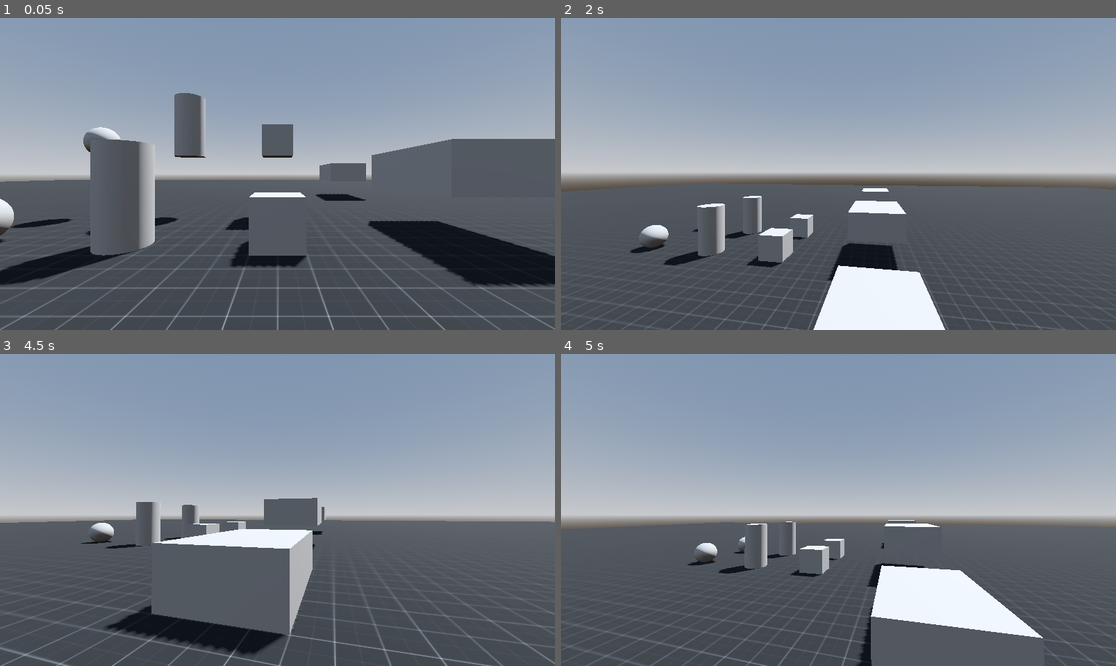
Above: before the commit, frames 1-4 (two rows, left to right).
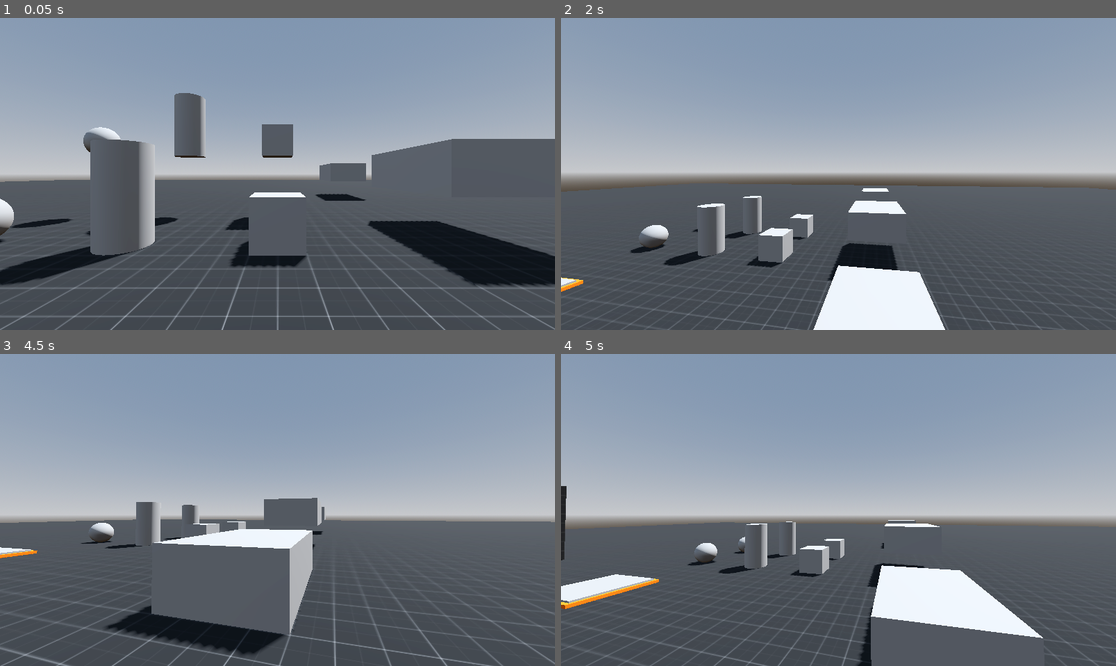
Above: after the commit, the same moments.

Repository: Radian6405/Rescale
Game: Godot game, scene res://levels/sandbox.tscn
Two runs of this game, one before a commit and one after it. Both use one fixed random seed, a clock stepped at 60 frames per second and the inputs below.
Inputs (mouse positions are in pixels of both pictures, inside the frame that each line leads up to):
- Up to frame 1 (0.05 s): no input
- Up to frame 2 (2 s): move the mouse to (866, 174) at 0.52 s; press the mouse at (866, 174) at 0.53 s; hold D (move_right) 0.53-1.28 s; tap Space (jump) at 0.77, 1.52 s; tap F (interact, bound only after the commit) at 0.8, 1.35 s; move the mouse to (810, 174) at 1.27 s; release the mouse at (810, 174) at 1.28 s; hold S (move_back) from 1.28 s (still down); click (810, 174) at 1.55 s
- Up to frame 3 (4.5 s): move the mouse to (288, 503) at 2.02 s; release S (move_back) at 2.03 s; press the mouse at (288, 503) at 2.03 s; hold D (move_right) 2.03-3.53 s; tap F (interact, bound only after the commit) at 2.3, 3.8, 4.35 s; move the mouse to (271, 516) at 2.77 s; release the mouse at (271, 516) at 2.78 s; tap W (move_front) at 2.85 s; tap Space (jump) at 3.02, 3.77 s; click (271, 516) at 3.05 s; move the mouse to (316, 513) at 3.52 s; hold Shift (sprint) 3.53-4.28 s; hold A (move_left) from 3.53 s (still down); move the mouse to (233, 506) at 4.27 s
- Up to frame 4 (5 s): keep holding A (move_left); tap Space (jump) at 4.52 s; click (794, 506) at 4.55 s

Frame 1 is identical in both runs. In frame 2, 0.1% of the frame differs, in the area x 0-37%, y 57-88%; in frame 3, 0.1%; in frame 4, 1.2%, in the area x 0-38%, y 42-82%.

Commit message:
feat: Added working platforms and buttons which can trigger door to open

Diff:
--- a/levels/sandbox.tscn
+++ b/levels/sandbox.tscn
@@ -1,10 +1,13 @@
-[gd_scene load_steps=9 format=3 uid="uid://c23ohca6y10b5"]
+[gd_scene load_steps=12 format=3 uid="uid://c23ohca6y10b5"]
 
 [ext_resource type="PackedScene" uid="uid://brfkej0x7u71m" path="res://player/player.tscn" id="1_3w358"]
 [ext_resource type="Material" uid="uid://c64l14y8yw7rg" path="res://assets/materials/sandbox.tres" id="1_gbfu8"]
 [ext_resource type="PackedScene" uid="uid://b2sllf85saywo" path="res://scenes/pickups/cube_pickup.tscn" id="3_wjlvh"]
 [ext_resource type="PackedScene" uid="uid://m4osbyi6q6ct" path="res://scenes/pickups/cylinder_pickup.tscn" id="4_d86n2"]
 [ext_resource type="PackedScene" uid="uid://b7w7om0kedcoi" path="res://scenes/pickups/sphere_pickup.tscn" id="5_qpkbb"]
+[ext_resource type="PackedScene" uid="uid://ds24htyia502x" path="res://scenes/platforms/orange_platform.tscn" id="6_bh6r0"]
+[ext_resource type="PackedScene" uid="uid://bwx3hol0mard1" path="res://scenes/doors/brown_door.tscn" id="7_6if35"]
+[ext_resource type="PackedScene" uid="uid://08shlno0k7yd" path="res://scenes/buttons/red_button.tscn" id="8_88h6x"]
 
 [sub_resource type="ProceduralSkyMaterial" id="ProceduralSkyMaterial_bt8c8"]
 sky_horizon_color = Color(0.64625, 0.65575, 0.67075, 1)
@@ -41,23 +44,29 @@
 
 [node name="pickup" parent="PickupsManager" instance=ExtResource("3_wjlvh")]
 transform = Transform3D(1, 0, 0, 0, 1, 0, 0, 0, 1, 0, 0.5, -4)
+mass = 7.0
 
 [node name="pickup2" parent="PickupsManager" node_paths=PackedStringArray("collidor") instance=ExtResource("3_wjlvh")]
 transform = Transform3D(1, 0, 0, 0, 1, 0, 0, 0, 1, 0, 2.5, -7)
+mass = 7.0
 collidor = NodePath("../pickup/CollisionShape3D")
 
 [node name="pickup3" parent="PickupsManager" instance=ExtResource("4_d86n2")]
 transform = Transform3D(1, 0, 0, 0, 1, 0, 0, 0, 1, -3, 1, -4)
+mass = 9.0
 
 [node name="pickup4" parent="PickupsManager" node_paths=PackedStringArray("collidor") instance=ExtResource("4_d86n2")]
 transform = Transform3D(1, 0, 0, 0, 1, 0, 0, 0, 1, -3, 3, -7)
+mass = 9.0
 collidor = NodePath("../pickup3/CollisionShape3D")
 
 [node name="pickup5" parent="PickupsManager" instance=ExtResource("5_qpkbb")]
 transform = Transform3D(1, 0, 0, 0, 1, 0, 0, 0, 1, -6, 0.5, -4)
+mass = 5.0
 
 [node name="pickup6" parent="PickupsManager" instance=ExtResource("5_qpkbb")]
 transform = Transform3D(1, 0, 0, 0, 1, 0, 0, 0, 1, -6, 2.5, -7)
+mass = 5.0
 
 [node name="LevelContent" type="Node3D" parent="."]
 
@@ -75,3 +84,30 @@
 transform = Transform3D(1, 0, 0, 0, 1, 0, 0, 0, 1, 4, 1.5, -13)
 use_collision = true
 size = Vector3(2, 1, 3)
+
+[node name="PlatformManager" type="Node3D" parent="."]
+
+[node name="Platform" parent="PlatformManager" node_paths=PackedStringArray("door_obj") instance=ExtResource("6_bh6r0")]
+transform = Transform3D(1, 0, 0, 0, 1, 0, 0, 0, 1, -6, 0, 0)
+door_obj = NodePath("../../DoorManager/BrownDoor")
+
+[node name="Platform2" parent="PlatformManager" node_paths=PackedStringArray("door_obj") instance=ExtResource("6_bh6r0")]
+transform = Transform3D(1, 0, 0, 0, 1, 0, 0, 0, 1, -6, 0, 6)
+door_obj = NodePath("../../DoorManager/BrownDoor2")
+
+[node name="DoorManager" type="Node3D" parent="."]
+
+[node name="BrownDoor" parent="DoorManager" instance=ExtResource("7_6if35")]
+transform = Transform3D(-4.37114e-08, 0, -1, 0, 1, 0, 1, 0, -4.37114e-08, -14, 0, 0)
+
+[node name="BrownDoor2" parent="DoorManager" instance=ExtResource("7_6if35")]
+transform = Transform3D(-4.37114e-08, 0, -1, 0, 1, 0, 1, 0, -4.37114e-08, -14, 0, 6)
+
+[node name="BrownDoor3" parent="DoorManager" instance=ExtResource("7_6if35")]
+transform = Transform3D(-4.37114e-08, 0, -1, 0, 1, 0, 1, 0, -4.37114e-08, -29, 0, 3)
+
+[node name="ButtonManager" type="Node3D" parent="."]
+
+[node name="RedButton" parent="ButtonManager" node_paths=PackedStringArray("door_obj") instance=ExtResource("8_88h6x")]
+transform = Transform3D(1, 0, 0, 0, 1, 0, 0, 0, 1, -19, 0, 3)
+door_obj = NodePath("../../DoorManager/BrownDoor3")
--- a/player/player.gd
+++ b/player/player.gd
@@ -1,10 +1,16 @@
 extends CharacterBody3D
 
+class_name player
+
+# movement constants
 const WALK_SPEED := 4.5
 const SPRINT_SPEED := 7.5
 const JUMP_HEIGHT := 1.0
 const SENSITIVITY := 0.003
 const FALL_MULTIPLIER := 2.5
+
+# gameplay constants
+const MASS := 10
 
 # screen bob variables
 const BOB_FREQ := 3
@@ -78,7 +84,19 @@
 	#camera.fov = lerp(camera.fov, target_fov, delta * 10.0)
 
 	handle_pickup(delta)
+	handle_button_click()
+
 	move_and_slide()
+
+func handle_button_click() -> void:
+	if Input.is_action_just_pressed("interact"):
+		if not grab_ray.is_colliding():
+			return
+
+		var object = grab_ray.get_collider()
+
+		if  object is button:
+			object.button_click()
 
 func handle_pickup(delta: float) -> void:
 	# handle grab
--- a/project.godot
+++ b/project.godot
@@ -52,3 +52,8 @@
 "events": [Object(InputEventMouseButton,"resource_local_to_scene":false,"resource_name":"","device":-1,"window_id":0,"a …(258 unchanged characters)…
 ]
 }
+interact={
+"deadzone": 0.5,
+"events": [Object(InputEventKey,"resource_local_to_scene":false,"resource_name":"","device":-1,"window_id":0,"alt_pressed":false,"shift_pressed":false,"ctrl_pressed":false,"meta_pressed":false,"pressed":false,"keycode":0,"physical_keycode":70,"key_label":0,"unicode":102,"echo":false,"script":null)
+]
+}
--- /dev/null
+++ b/scenes/buttons/button.gd
@@ -0,0 +1,14 @@
+extends StaticBody3D
+
+class_name button
+
+var is_clicked := false
+
+@export var door_obj: door
+@onready var button_parent: Node3D = $ButtonParent
+
+func button_click() -> void:
+	if not is_clicked:
+		door_obj.open_door()
+		is_clicked = true
+		button_parent.position.y -= 0.1
--- /dev/null
+++ b/scenes/buttons/button.tscn
@@ -0,0 +1,16 @@
+[gd_scene load_steps=3 format=3 uid="uid://drwhyd2r7o87t"]
+
+[ext_resource type="Script" path="res://scenes/buttons/button.gd" id="1_khe8j"]
+
+[sub_resource type="BoxShape3D" id="BoxShape3D_vkpuy"]
+size = Vector3(0.5, 0.5, 0.5)
+
+[node name="Button" type="StaticBody3D"]
+script = ExtResource("1_khe8j")
+
+[node name="CollisionShape3D" type="CollisionShape3D" parent="."]
+transform = Transform3D(1, 0, 0, 0, 1, 0, 0, 0, 1, 0, 1, 0)
+shape = SubResource("BoxShape3D_vkpuy")
+
+[node name="ButtonParent" type="Node3D" parent="."]
+transform = Transform3D(1, 0, 0, 0, 1, 0, 0, 0, 1, 0, 1, 0)
--- /dev/null
+++ b/scenes/buttons/red_button.tscn
@@ -0,0 +1,38 @@
+[gd_scene load_steps=7 format=3 uid="uid://08shlno0k7yd"]
+
+[ext_resource type="PackedScene" uid="uid://drwhyd2r7o87t" path="res://scenes/buttons/button.tscn" id="1_fmgcm"]
+[ext_resource type="Material" uid="uid://c64l14y8yw7rg" path="res://assets/materials/sandbox.tres" id="2_arcaq"]
+
+[sub_resource type="StandardMaterial3D" id="StandardMaterial3D_h37jv"]
+albedo_color = Color(0.665219, 0, 0.12947, 1)
+
+[sub_resource type="CylinderMesh" id="CylinderMesh_4w3yi"]
+top_radius = 0.2
+bottom_radius = 0.2
+height = 0.2
+
+[sub_resource type="BoxMesh" id="BoxMesh_1qaru"]
+size = Vector3(0.7, 0.2, 0.7)
+
+[sub_resource type="BoxMesh" id="BoxMesh_0dirw"]
+size = Vector3(0.5, 1, 0.5)
+
+[node name="RedButton" instance=ExtResource("1_fmgcm")]
+
+[node name="CollisionShape3D" parent="." index="0"]
+transform = Transform3D(1, 0, 0, 0, 1, 0, 0, 0, 1, 0, 1.25, 0)
+
+[node name="MeshInstance3D" type="MeshInstance3D" parent="ButtonParent" index="0"]
+transform = Transform3D(1, 0, 0, 0, 1, 0, 0, 0, 1, 0, 0.2, 0)
+material_override = SubResource("StandardMaterial3D_h37jv")
+mesh = SubResource("CylinderMesh_4w3yi")
+
+[node name="MeshInstance3D2" type="MeshInstance3D" parent="." index="2"]
+transform = Transform3D(1, 0, 0, 0, 1, 0, 0, 0, 1, 0, 1, 0)
+material_override = ExtResource("2_arcaq")
+mesh = SubResource("BoxMesh_1qaru")
+
+[node name="MeshInstance3D" type="MeshInstance3D" parent="." index="3"]
+transform = Transform3D(1, 0, 0, 0, 1, 0, 0, 0, 1, 0, 0.5, 0)
+material_override = ExtResource("2_arcaq")
+mesh = SubResource("BoxMesh_0dirw")
--- /dev/null
+++ b/scenes/doors/brown_door.tscn
@@ -0,0 +1,26 @@
+[gd_scene load_steps=4 format=3 uid="uid://bwx3hol0mard1"]
+
+[ext_resource type="PackedScene" uid="uid://duvnyfllfmcwr" path="res://scenes/doors/door.tscn" id="1_kqim5"]
+[ext_resource type="Material" uid="uid://c64l14y8yw7rg" path="res://assets/materials/sandbox.tres" id="2_r48hb"]
+
+[sub_resource type="StandardMaterial3D" id="StandardMaterial3D_1u11y"]
+albedo_color = Color(0.380835, 0.221628, 0.0456756, 1)
+
+[node name="BrownDoor" instance=ExtResource("1_kqim5")]
+
+[node name="CSGBox3D2" type="CSGBox3D" parent="hinge" index="0"]
+transform = Transform3D(1, 0, 0, 0, 1, 0, 0, 0, 1, -0.8, 1.25, 0)
+material_override = SubResource("StandardMaterial3D_1u11y")
+use_collision = true
+size = Vector3(1.5, 2.5, 0.1)
+
+[node name="CSGBox3D" type="CSGBox3D" parent="." index="1"]
+transform = Transform3D(1, 0, 0, 0, 1, 0, 0, 0, 1, 0, 2, 0)
+material_override = ExtResource("2_r48hb")
+use_collision = true
+size = Vector3(5, 4, 0.1)
+
+[node name="CSGBox3D2" type="CSGBox3D" parent="CSGBox3D" index="0"]
+transform = Transform3D(1, 0, 0, 0, 1, 0, 0, 0, 1, 0, -0.75, 0)
+operation = 2
+size = Vector3(1.5, 2.5, 0.1)
--- /dev/null
+++ b/scenes/doors/door.gd
@@ -0,0 +1,13 @@
+extends Node3D
+
+class_name door
+
+@onready var hinge: Node3D = $hinge
+
+func open_door() -> void:
+	hinge.rotation = Vector3(0,deg_to_rad(90),0)
+	print("Open")
+
+func close_door() -> void:
+	hinge.rotation = Vector3.ZERO
+	print("Close")
--- /dev/null
+++ b/scenes/doors/door.tscn
@@ -0,0 +1,9 @@
+[gd_scene load_steps=2 format=3 uid="uid://duvnyfllfmcwr"]
+
+[ext_resource type="Script" path="res://scenes/doors/door.gd" id="1_d2kxv"]
+
+[node name="Door" type="Node3D"]
+script = ExtResource("1_d2kxv")
+
+[node name="hinge" type="Node3D" parent="."]
+transform = Transform3D(1, 0, 0, 0, 1, 0, 0, 0, 1, 0.8, 0, 0)
--- /dev/null
+++ b/scenes/platforms/orange_platform.tscn
@@ -0,0 +1,33 @@
+[gd_scene load_steps=6 format=3 uid="uid://ds24htyia502x"]
+
+[ext_resource type="PackedScene" uid="uid://00jo21kwwqdr" path="res://scenes/platforms/platform.tscn" id="1_qs0of"]
+
+[sub_resource type="BoxMesh" id="BoxMesh_85mhu"]
+size = Vector3(2, 0.1, 2)
+
+[sub_resource type="StandardMaterial3D" id="StandardMaterial3D_uo6av"]
+albedo_color = Color(0.95158, 0.416108, 0, 1)
+
+[sub_resource type="BoxMesh" id="BoxMesh_61rst"]
+size = Vector3(2.2, 0.1, 2.2)
+
+[sub_resource type="BoxShape3D" id="BoxShape3D_xonoh"]
+size = Vector3(2.2, 0.15, 2.2)
+
+[node name="Platform" instance=ExtResource("1_qs0of")]
+
+[node name="Area3D" parent="." index="0"]
+transform = Transform3D(1, 0, 0, 0, 1, 0, 0, 0, 1, 0, 0.1, 0)
+
+[node name="MeshInstance3D" type="MeshInstance3D" parent="." index="1"]
+transform = Transform3D(1, 0, 0, 0, 1, 0, 0, 0, 1, 0, 0.1, 0)
+mesh = SubResource("BoxMesh_85mhu")
+
+[node name="MeshInstance3D2" type="MeshInstance3D" parent="." index="2"]
+transform = Transform3D(1, 0, 0, 0, 1, 0, 0, 0, 1, 0, 0.05, 0)
+material_override = SubResource("StandardMaterial3D_uo6av")
+mesh = SubResource("BoxMesh_61rst")
+
+[node name="CollisionShape3D" type="CollisionShape3D" parent="." index="3"]
+transform = Transform3D(1, 0, 0, 0, 1, 0, 0, 0, 1, 0, 0.075, 0)
+shape = SubResource("BoxShape3D_xonoh")
--- /dev/null
+++ b/scenes/platforms/platform.gd
@@ -0,0 +1,32 @@
+extends StaticBody3D
+
+class_name platform
+
+@export var MASS_REQUIRED := 10
+var current_mass := 0:
+	set (value):
+		current_mass = max(value, 0)
+		if current_mass >= MASS_REQUIRED:
+			door_obj.open_door()
+		else:
+			door_obj.close_door()
+
+@export var door_obj: door
+
+func _on_area_3d_body_entered(body: Node3D) -> void:
+	if body is pickup_object:
+		current_mass += body.mass
+		printt("enter:",body, current_mass)
+
+	if body is player:
+		current_mass += body.MASS
+		print("player entered")
+
+func _on_area_3d_body_exited(body: Node3D) -> void:
+	if body is pickup_object:
+		current_mass -= body.mass
+		printt("exit:",body, current_mass)
+
+	if body is player:
+		current_mass -= body.MASS
+		print("player exited")
--- /dev/null
+++ b/scenes/platforms/platform.tscn
@@ -0,0 +1,18 @@
+[gd_scene load_steps=3 format=3 uid="uid://00jo21kwwqdr"]
+
+[ext_resource type="Script" path="res://scenes/platforms/platform.gd" id="1_stqva"]
+
+[sub_resource type="BoxShape3D" id="BoxShape3D_2pmgn"]
+size = Vector3(2, 1, 2)
+
+[node name="OrangePlatform" type="StaticBody3D"]
+script = ExtResource("1_stqva")
+
+[node name="Area3D" type="Area3D" parent="."]
+
+[node name="CollisionShape3D" type="CollisionShape3D" parent="Area3D"]
+transform = Transform3D(1, 0, 0, 0, 1, 0, 0, 0, 1, 0, 0.5, 0)
+shape = SubResource("BoxShape3D_2pmgn")
+
+[connection signal="body_entered" from="Area3D" to="." method="_on_area_3d_body_entered"]
+[connection signal="body_exited" from="Area3D" to="." method="_on_area_3d_body_exited"]
